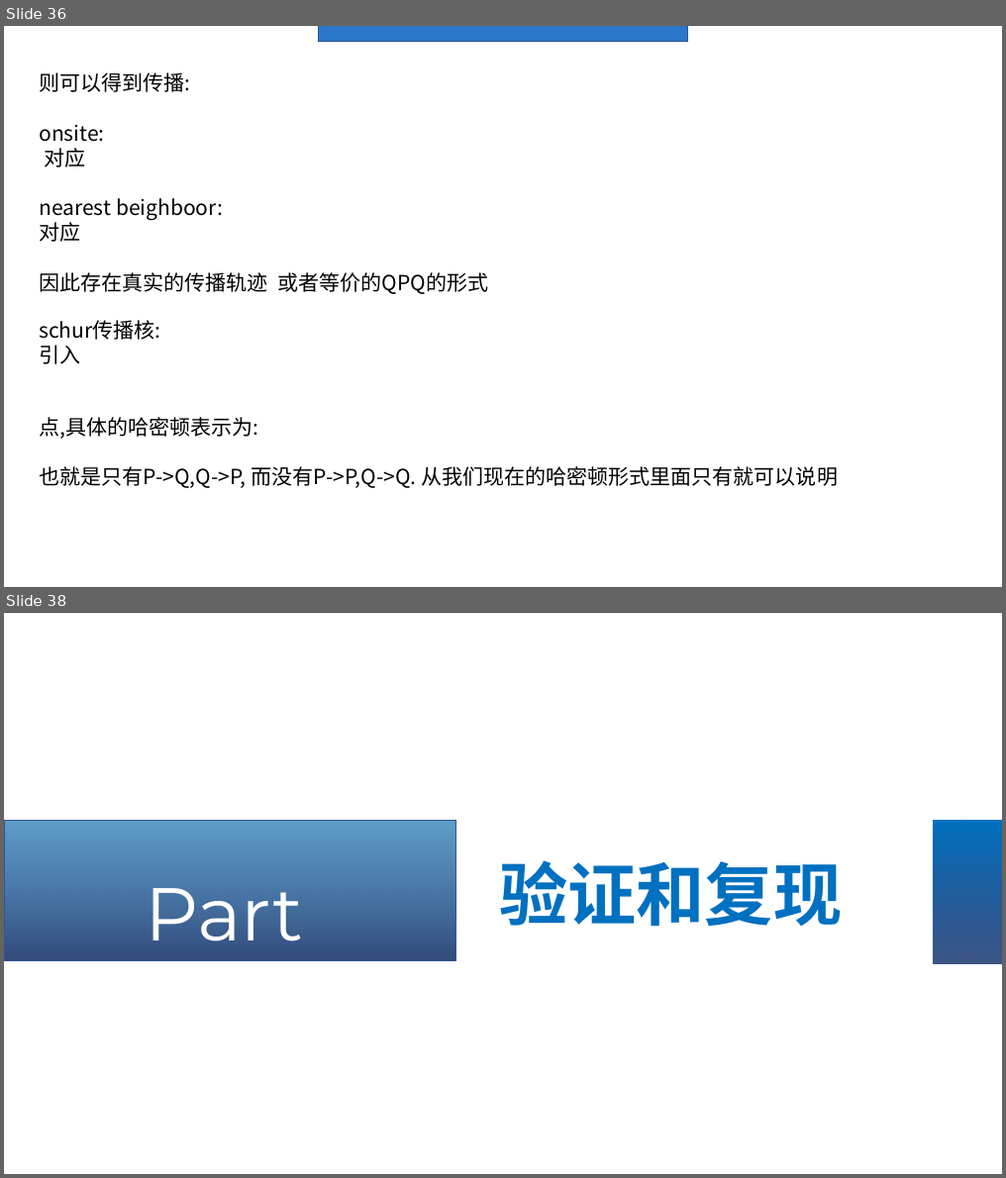
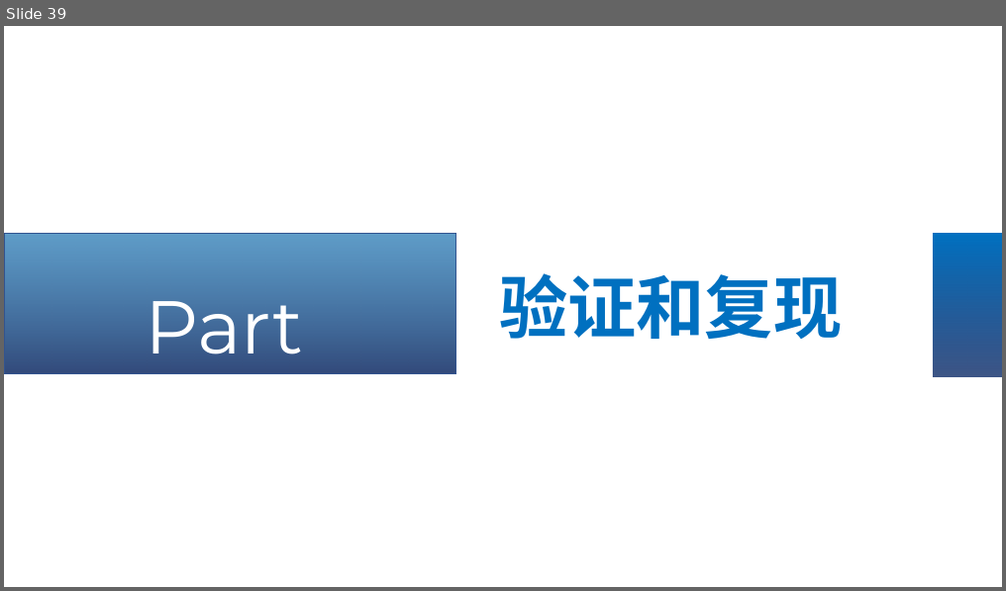
Before and after one commit to Asice-Cloud/quantummmm, a slide deck: y2.pptx. Shown one above the other, each under a label of ours: slides 36 and 38 before the commit, slide 39 after it; the slides between them are not shown. The pictures are 1006x1178 and 1006x591 pixels, drawn with LibreOffice and Linux fonts; fonts in the diff are those of the drawing; grey boxes stand for pictures. Boxes give left, top, right and bottom in pixels: in the first picture for what was removed or moved away, otherwise in the second. Text is boxed around its words. In the diff, an @@ line names an element or a change of style, - is before the commit and + after.

```diff
--- a/y2.pptx
+++ b/y2.pptx
@@ slide 36 removed at (4,26,1002,587), background #FFFFFF @@
@@ rectangle removed at (318,26,687,41) @@
@@ text removed at (39,73,838,488) @@
-则可以得到传播:
-onsite:
-对应
-nearest beighboor:
-对应
-因此存在真实的传播轨迹 或者等价的QPQ的形式
-schur传播核:
-引入
-点,具体的哈密顿表示为:
-也就是只有P->Q,Q->P, 而没有P->P,Q->Q. 从我们现在的哈密顿形式里面只有就可以说明
@@ what was slide 38 is now slide 39 @@
```
Also in this commit, not shown: 5 slides changed, 3 slides added.
